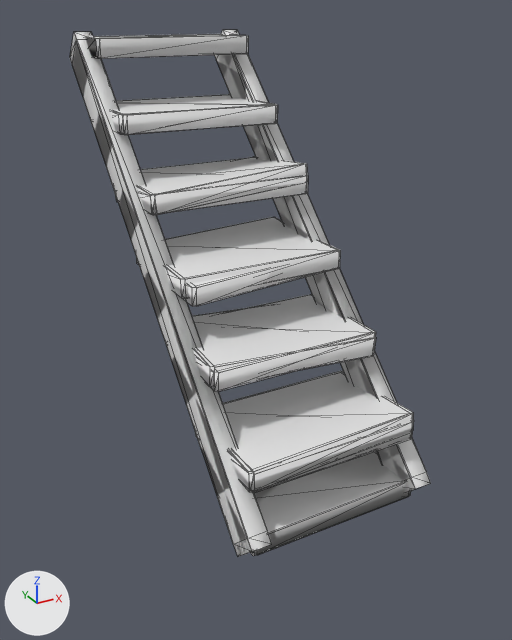
What one commit did to the Blender file Game models/wood_finerstepladder/New.blend.
Both versions are drawn from a 50 mm camera at (-1.64, -3.18, 2.19) aimed at (0.02, -0.16, 0.68). Lighting does not change. The marker at lower left points along +X, +Y and +Z. Mesh edges are drawn as thin lines. Objects named as collision shapes, trigger or cutter boxes, shadow casters or lower levels of detail are left out.

Objects in the first picture: 'finerstepladder_broken', 'finerstepladder_new'.
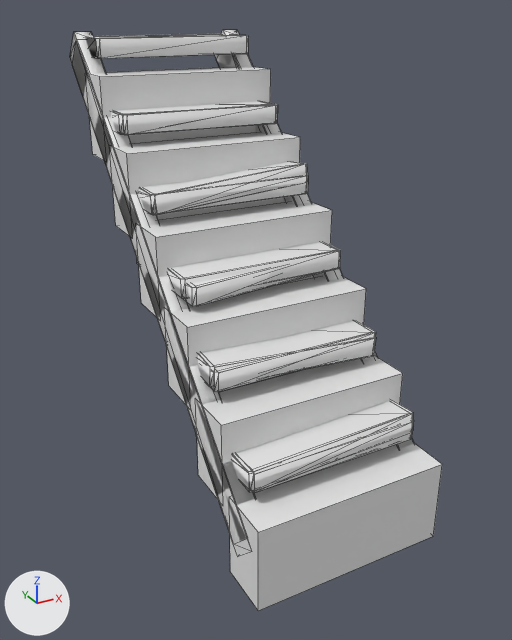
What differs and where, as boxes [x1, y1, x2, y2] in the pictures (512 x 640 px):
'JumpTrigger', added: after [85, 67, 442, 611]
'finerstepladder_new', unchanged, covered by the edit: before [70, 30, 430, 556]; after [70, 30, 414, 542]

Patch to the scene script:
```diff
--- a/Game models/wood_finerstepladder/New.blend.py
+++ b/Game models/wood_finerstepladder/New.blend.py
@@ me_jumptrigger @@
+me_jumptrigger.from_pydata(...)  # a box spanning x -0.5..0.5, y 0.2..0.47, z 1.11..1.54; a box spanning x -0.5..0.5, y 0.53..0.79, z 1.44..1.87; a box spanning x -0.5..0.5, y -1.13..-0.86, z -0.22..0.21; a box spanning x -0.5..0.5, y -0.8..-0.53, z 0.11..0.54; a box spanning x -0.5..0.5, y -0.47..-0.2, z 0.44..0.87; a box spanning x -0.5..0.5, y -0.13..0.14, z 0.78..1.21
@@ ob_jumptrigger @@
+ob_jumptrigger = bpy.data.objects.new('JumpTrigger', me_jumptrigger)
+ob_jumptrigger.location = (0.0, 0.0, 0.0)
```
